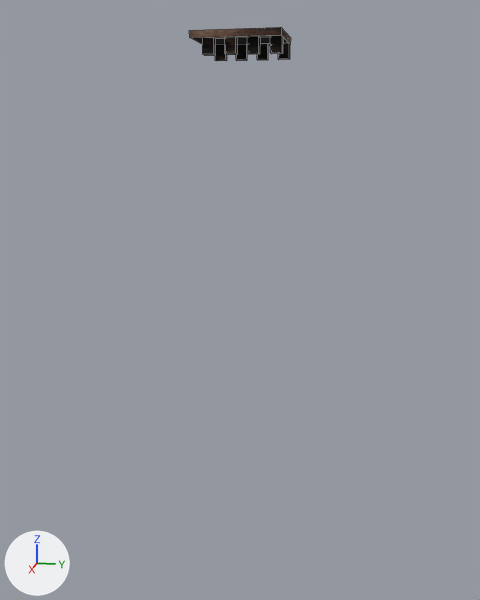
Two versions of the FBX model Youth Night/Assets/Mesh/PlatformFBX.fbx, one commit apart.
Both versions are drawn from a camera (50 mm lens) standing at (46.7, 9.2, -5.9) and looking at (-0.3, -0.2, -17.7). Lighting does not change. The marker at lower left points along +X, +Y and +Z. Mesh edges are drawn as thin lines. Where no turn or scale is listed for an object, it has been applied to the vertices.

Names of what the first picture shows: 'StraightPiece'.
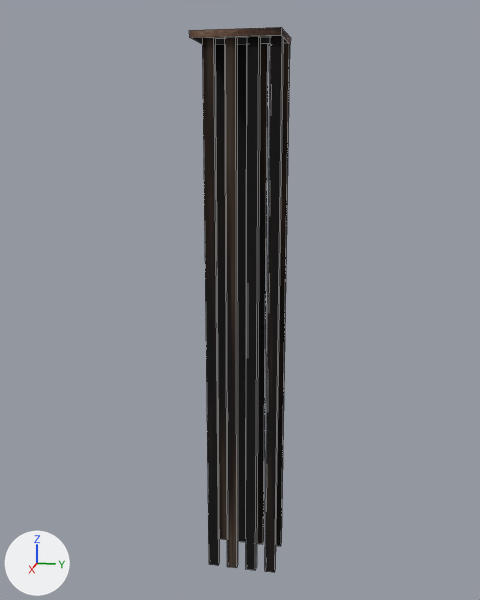
The newer file is also turned or shifted as a whole; pictures and numbers use the older file's frame.

Where the change shows, as pixel boxes [x1, y1, x2, y2] in the pictures (480 x 600 px; the box of a moved part takes in the faces that stretch with it):
```json
{"object": "StraightPiece", "change": "reshaped", "before": [189, 27, 291, 61], "after": [189, 27, 291, 573], "on screen": "1463% taller"}
{"part": 1, "of": "me_cube", "change": "moved or reshaped", "before": [202, 41, 290, 61], "after": [202, 41, 290, 573]}
```

Edits to the scene script, one JSON object a line:
```json
{"block": "me_cube", "where": "me_cube.from_pydata(...)  # 72 vertices, 52 faces; spans x -2.36..2.36, y -2.99..2.99, z -0.72..0.72"}
{"block": "me_cube", "where": "# used by ob_straightpiece; location = (0.0, 0.0, 0.0)"}
{"block": "me_cube", "change": "me_cube part 1: all 32 vertices in x -2.0..2.0, y -2.24..2.99, z -0.72 are moved by (0.0, 0.0, -38.0)"}
```
